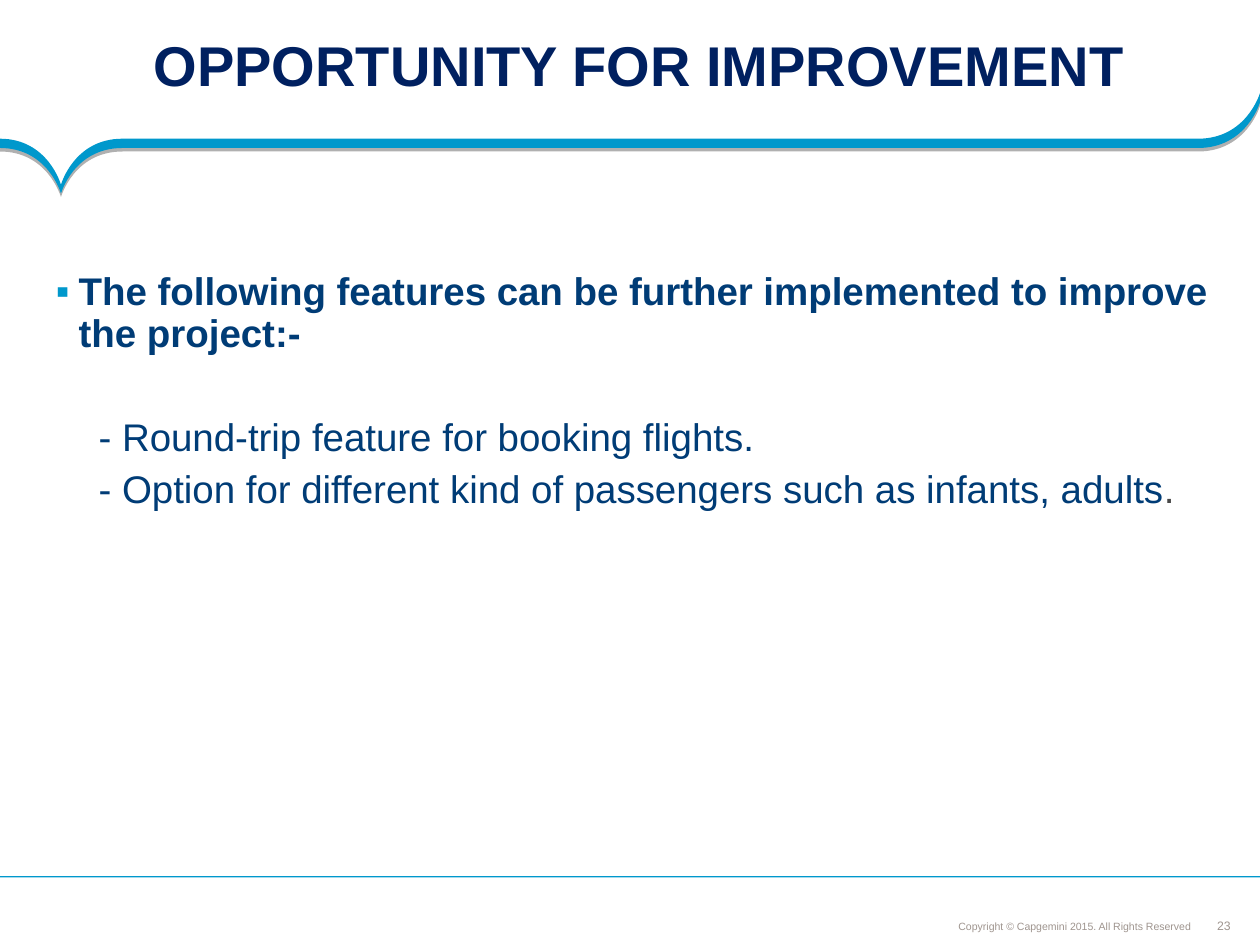
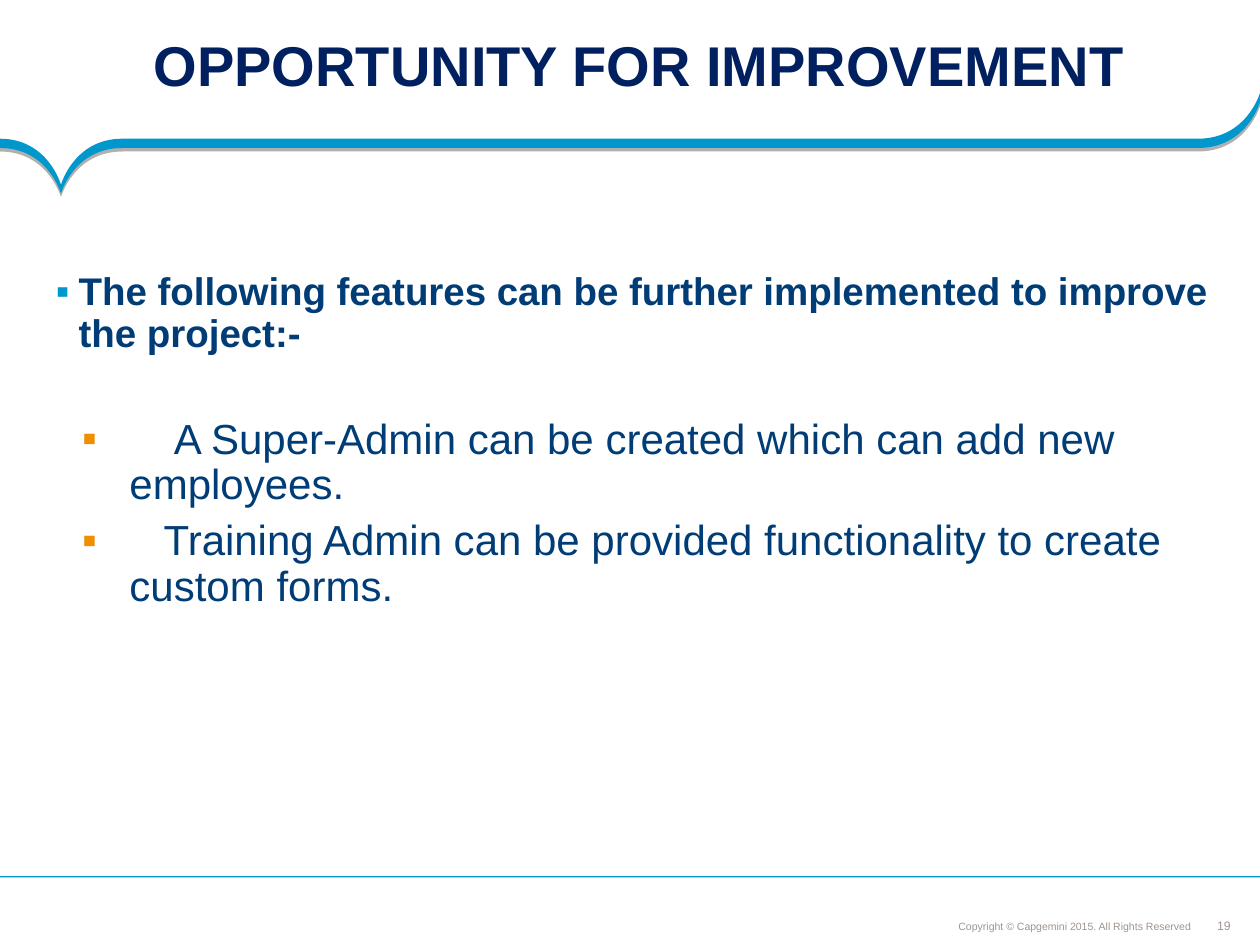
Before and after one commit to SaiEshwar157233/FeedbackMS, a slide deck: slide 19 of Feedback_managment_PLP Documents/ProjectDocuments/Requirements/Understanding Documents/Feedback Management System.ppt (slide 23 before the commit). Drawn at 1260x945 pixels with LibreOffice and Linux fonts; fonts in the diff are those of the drawing; background and template pictures are left out. Boxes give left, top, right and bottom in pixels: in the first picture for what was removed or moved away, otherwise in the second. Text is boxed around its words. In the diff, an @@ line names an element or a change of style, - is before the commit and + after.

```diff
--- a/Feedback_managment_PLP Documents/ProjectDocuments/Requirements/Understanding Documents/Feedback Management System.ppt
+++ b/Feedback_managment_PLP Documents/ProjectDocuments/Requirements/Understanding Documents/Feedback Management System.ppt
@@ text at [129,423,1161,602]: text changed; size 22 to 24 pt @@
-- Round-trip feature for booking flights.
-- Option for different kind of passengers such as infants, adults.
+  ▪ A Super-Admin can be created which can add new employees.
+  ▪ Training Admin can be provided functionality to create custom forms.
@@ page number at [1217,921,1231,930]: text changed @@
-23
+19
```
Also in this commit, not shown: 9 other slides changed, 6 slides added, 10 slides removed, 4 other files.
